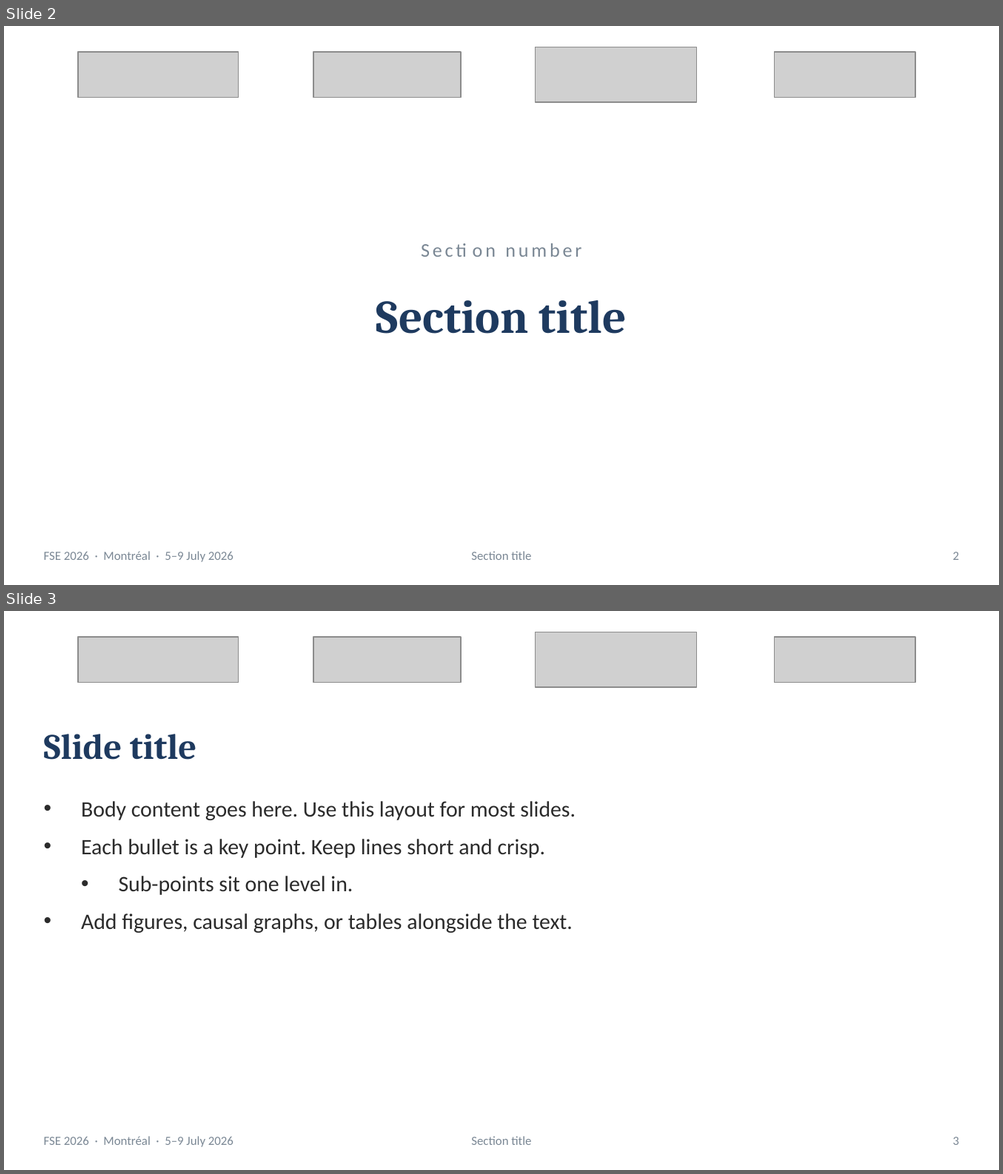
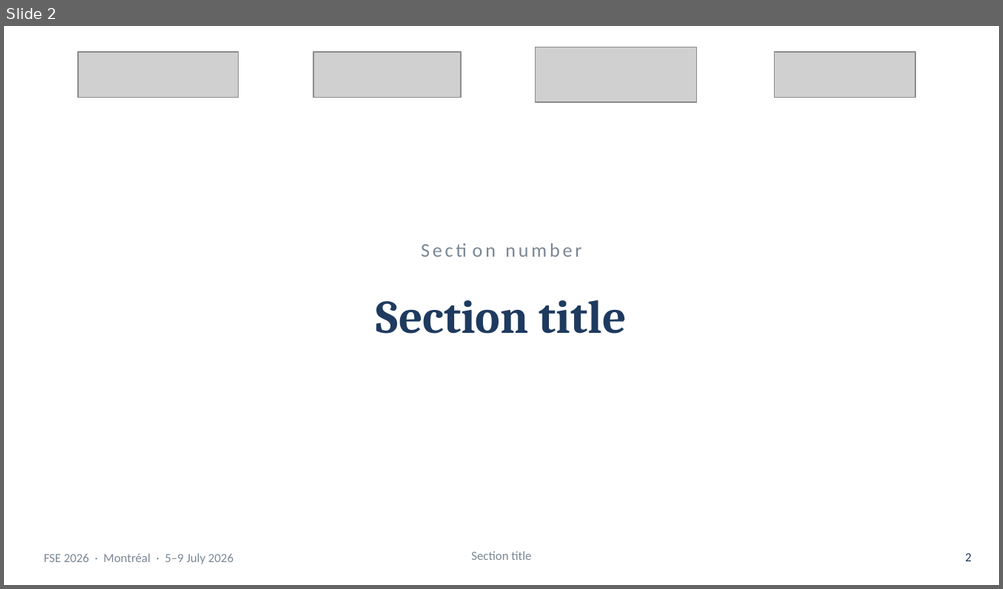
Before and after one commit to martinheyn/CI4SE_Tutorial, a slide deck: slides/template/tutorial_template.pptx. Shown one above the other, each under a label of ours: slides 2 and 3 before the commit, slide 2 after it. The pictures are 1003x1174 and 1003x589 pixels, drawn with LibreOffice and Linux fonts; fonts in the diff are those of the drawing; grey boxes stand for pictures; background and template pictures are left out. Boxes give left, top, right and bottom in pixels: in the first picture for what was removed or moved away, otherwise in the second. Text is boxed around its words. In the diff, an @@ line names an element or a change of style, - is before the commit and + after.

```diff
--- a/slides/template/tutorial_template.pptx
+++ b/slides/template/tutorial_template.pptx
@@ slide 3 removed at (4,611,999,1170), background #FFFFFF @@
@@ picture removed at (535,632,696,686) @@
@@ picture removed at (77,637,238,683) @@
@@ picture removed at (313,637,461,683) @@
@@ picture removed at (774,637,915,683) @@
@@ text removed at (44,734,196,760) @@
-Slide title
@@ text removed at (81,801,575,933) @@
-• Body content goes here. Use this layout for most slides.
-• Each bullet is a key point. Keep lines short and crisp.
-  • Sub-points sit one level in.
-• Add figures, causal graphs, or tables alongside the text.
@@ text removed at (44,1136,233,1147) @@
-FSE 2026 · Montréal · 5–9 July 2026
@@ text removed at (471,1136,531,1145) @@
-Section title
@@ text removed at (953,1137,959,1145) @@
-3
@@ slide 2 changed as well @@
@@ text removed at (44,551,233,562) @@
-FSE 2026 · Montréal · 5–9 July 2026
@@ text added at (44,554,233,565), 9 pt, text #7A8794 @@
+FSE 2026 · Montréal · 5–9 July 2026
@@ page number: place and size @@
-page number at (953,552,959,560)
+page number at (965,554,971,562)
@@ page number at (965,554,971,562): text colour #7A8794 to #1E3A5F; vertical alignment middle to top @@
```
Also in this commit, not shown: 1 other slide changed, 1 slide added.
